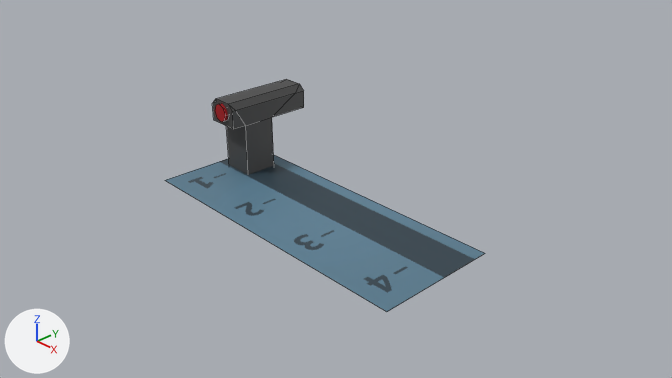
Before and after pictures for a commit that changed the Blender file assets/Models/gear_panel.blend.
One viewpoint serves both versions: the file's camera 'Camera'. Every picture has the same lights, and +X, +Y and +Z are marked at lower left. Mesh edges are drawn as thin lines.

The older version as bpy lines, for what is in view:
```python
me_cube_001 = bpy.data.meshes.new('Cube.001')
me_cube_001.from_pydata(...)  # 40 vertices, 30 faces; spans x -0.28..0.28, y -0.57..0.99, z -0.28..1.3
me_cube_001.materials.append(mat_gear_shift_material)  # picture img_diffuse_color
me_plane = bpy.data.meshes.new('Plane')
me_plane.from_pydata(...)  # 4 vertices, 1 face; spans x -2.54..2.54, y -1.0..1.0, z 0.0
me_plane.materials.append(mat_gear_shift_material)  # picture img_diffuse_color
ob_cube = bpy.data.objects.new('Cube', me_cube_001)
ob_cube.location = (-2.03, 0.43, 0.0)
ob_plane = bpy.data.objects.new('Plane', me_plane)
ob_plane.location = (0.0, 0.0, 0.0)
```
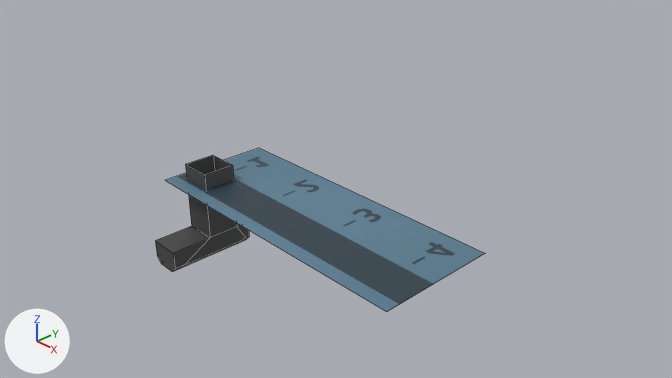
The newer file is also rescaled (x37.5), turned or shifted as a whole; pictures and numbers use the older file's frame.

The change, as a list of edits to the scene's bpy script:
```text
Change me_plane:
    where me_plane.from_pydata(...)  # 4 vertices, 1 face; spans x -2.54..2.54, y -1.0..1.0, z 0.0
    used by ob_plane; location = (0.0, 0.0, 0.0)
    me_plane part 1
    me_plane.vertices[0].co: (-2.54, -1.0, 0.0) -> (-2.54, 1.0, 0.0)  # pixel (164, 180) -> pixel (259, 147)
    me_plane.vertices[1].co: (2.54, -1.0, 0.0) -> (2.54, 1.0, 0.0)  # pixel (386, 311) -> pixel (485, 253)
    me_plane.vertices[2].co: (-2.54, 1.0, 0.0) -> (-2.54, -1.0, 0.0)  # not seen -> pixel (164, 180)
    me_plane.vertices[3].co: (2.54, 1.0, 0.0) -> (2.54, -1.0, 0.0)  # pixel (485, 253) -> pixel (386, 311)
Add me_handle:
    me_handle.from_pydata(...)  # 40 vertices, 30 faces; spans x -37.3..21.4, y -48.8..10.4, z -10.4..10.4
    me_handle.materials.append(mat_gear_shift_material)  # picture img_diffuse_color
Remove ob_cube:
    ob_cube = bpy.data.objects.new('Cube', me_cube_001)
    ob_cube.location = (-2.03, 0.43, 0.0)
Add ob_handle:
    ob_handle = bpy.data.objects.new('handle', me_handle)
    ob_handle.location = (-2.03, -0.43, 0.0)
    ob_handle.rotation_euler = (1.571, 0.0, 1.571)  # degrees (90, 0, 90)
    ob_handle.scale = (0.0267, 0.0267, 0.0267)
```

Pixel boxes [x1, y1, x2, y2] of what changed, in the pictures (672 x 378 px):
'Plane', reshaped: before [165, 155, 485, 312]; after [165, 148, 485, 312]
'Cube', deleted (black): before [212, 79, 304, 175]
'handle', added (black): after [155, 155, 249, 272]
